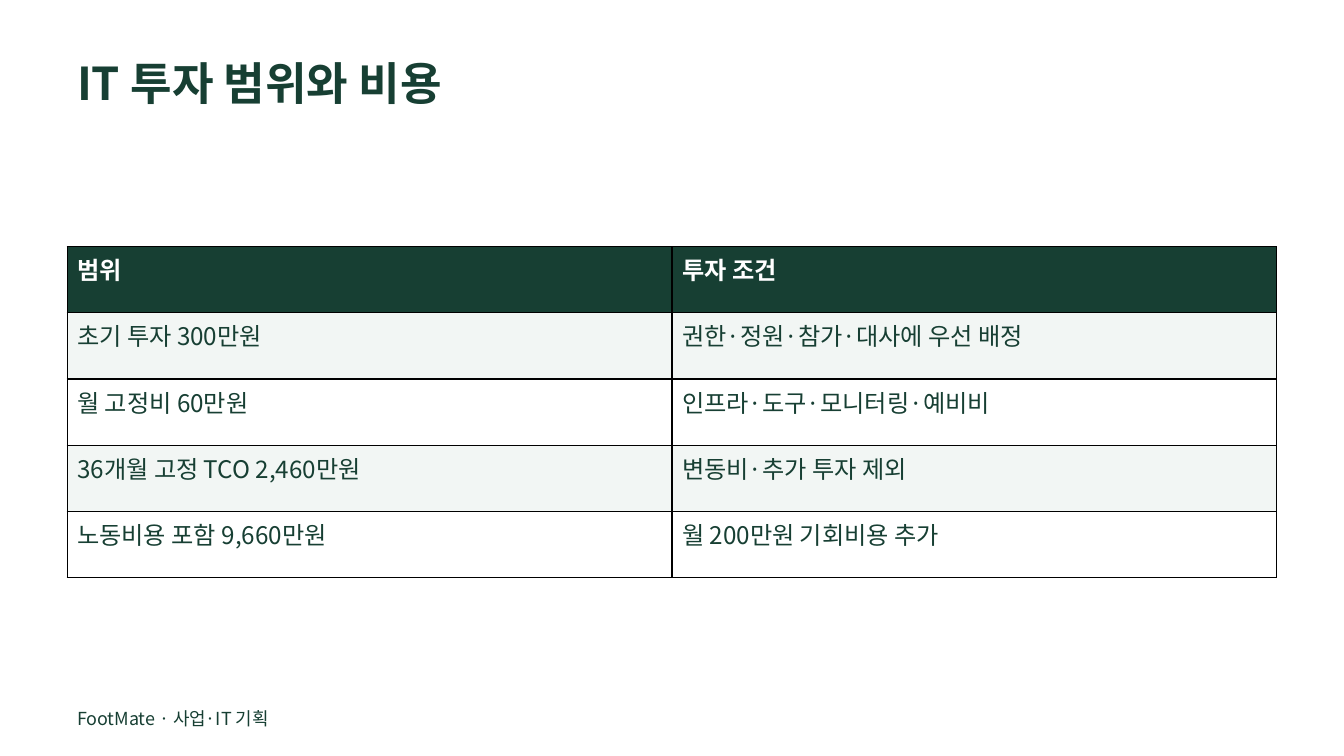
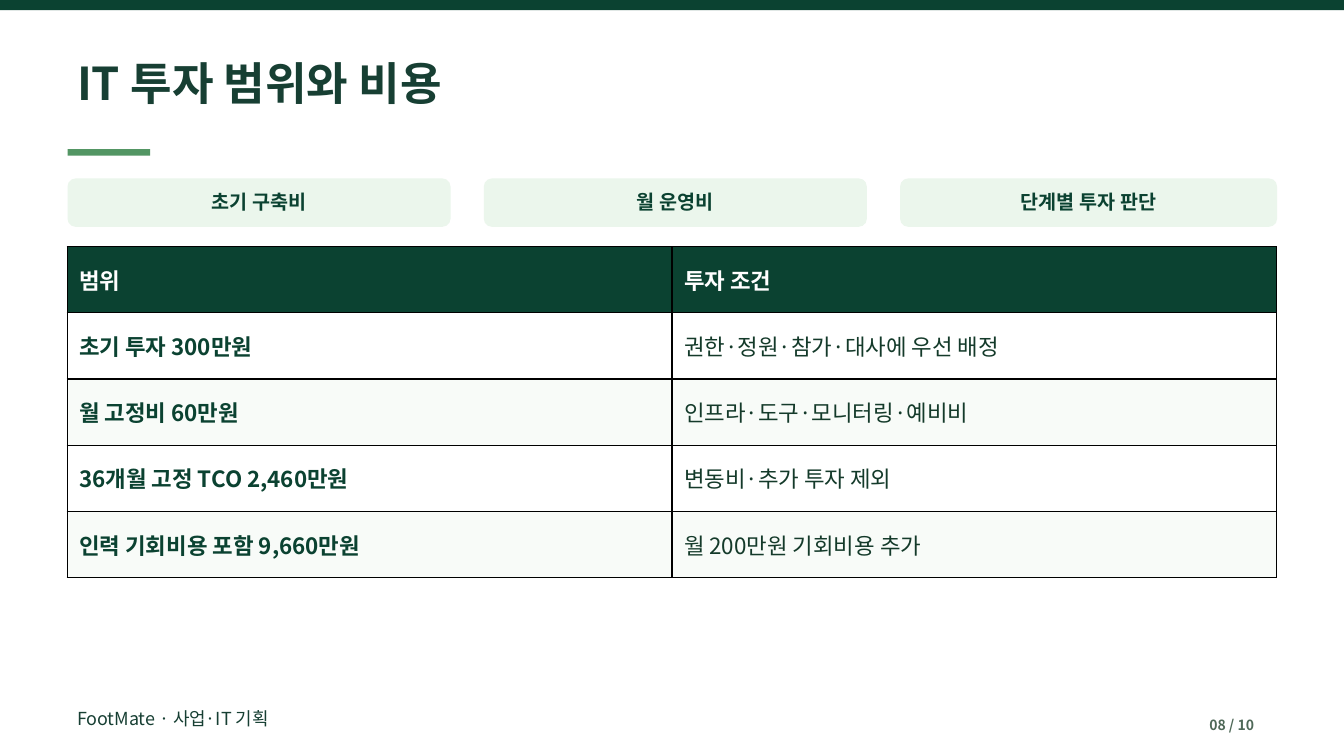
Before and after one commit to dohyunkimmm/footmate, a slide deck: slide 8 of src/case-study/downloads/footmate_report.pptx. Drawn at 1344x756 pixels with LibreOffice and Linux fonts; fonts in the diff are those of the drawing. Boxes give left, top, right and bottom in pixels: in the first picture for what was removed or moved away, otherwise in the second. Text is boxed around its words. In the diff, an @@ line names an element or a change of style, - is before the commit and + after.

```diff
--- a/src/case-study/downloads/footmate_report.pptx
+++ b/src/case-study/downloads/footmate_report.pptx
@@ rectangle added at [0, 0, 1344, 10], fill #0B4231 @@
@@ rectangle added at [68, 149, 150, 156], fill #539664 @@
@@ rounded rectangle added at [68, 178, 451, 227], fill #EBF6EC @@
@@ rounded rectangle added at [484, 178, 867, 227], fill #EBF6EC @@
@@ rounded rectangle added at [900, 178, 1277, 227], fill #EBF6EC @@
@@ text added at [212, 192, 306, 211], 14 pt, text #0B4231, bold @@
+초기 구축비
@@ text added at [637, 192, 713, 211], 14 pt, text #0B4231, bold @@
+월 운영비
@@ text added at [1021, 192, 1156, 211], 14 pt, text #0B4231, bold @@
+단계별 투자 판단
@@ table at [68, 247, 1277, 578] @@
-row 5, column 1: 노동비용 포함 9,660만원
+row 5, column 1: 인력 기회비용 포함 9,660만원
@@ fill #173F33 to #0B4231 in row 1 @@
@@ fill #F2F6F4 to #FFFFFF in 4 cells @@
@@ fill #FFFFFF to #F8FBF8 in 4 cells @@
@@ size 17.2 to 16 pt in "범위", "투자 조건", "초기 투자 300만원", "권한·정원·참가·대사에 우선 배정" and 5 more places @@
@@ text colour #173F33 to #0B4231, bold on in "초기 투자 300만원", "월 고정비 60만원", "36개월 고정 TCO 2,460만원" @@
@@ text colour #173F33 to #143A2A in "권한·정원·참가·대사에 우선 배정", "인프라·도구·모니터링·예비비", "변동비·추가 투자 제외", "월 200만원 기회비용 추가" @@
@@ text added at [1209, 719, 1254, 730], 10 pt, text #4F6958, bold @@
+08 / 10
```
Also in this commit, not shown: 9 other slides changed, 7 other files.
